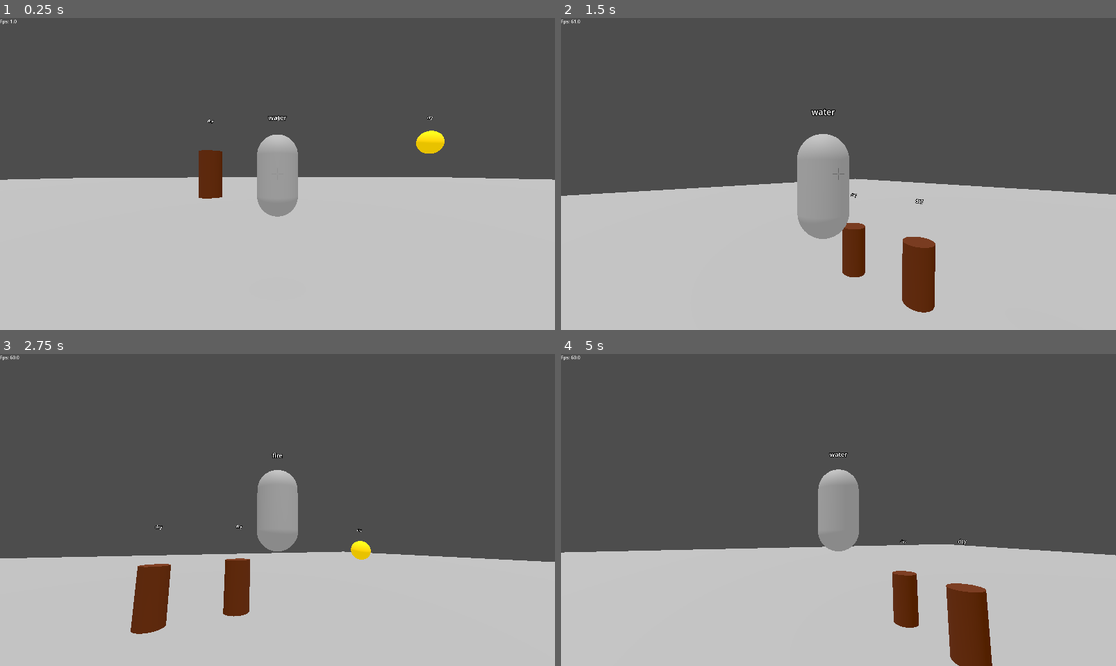
Above: before the commit, frames 1-4 (two rows, left to right).
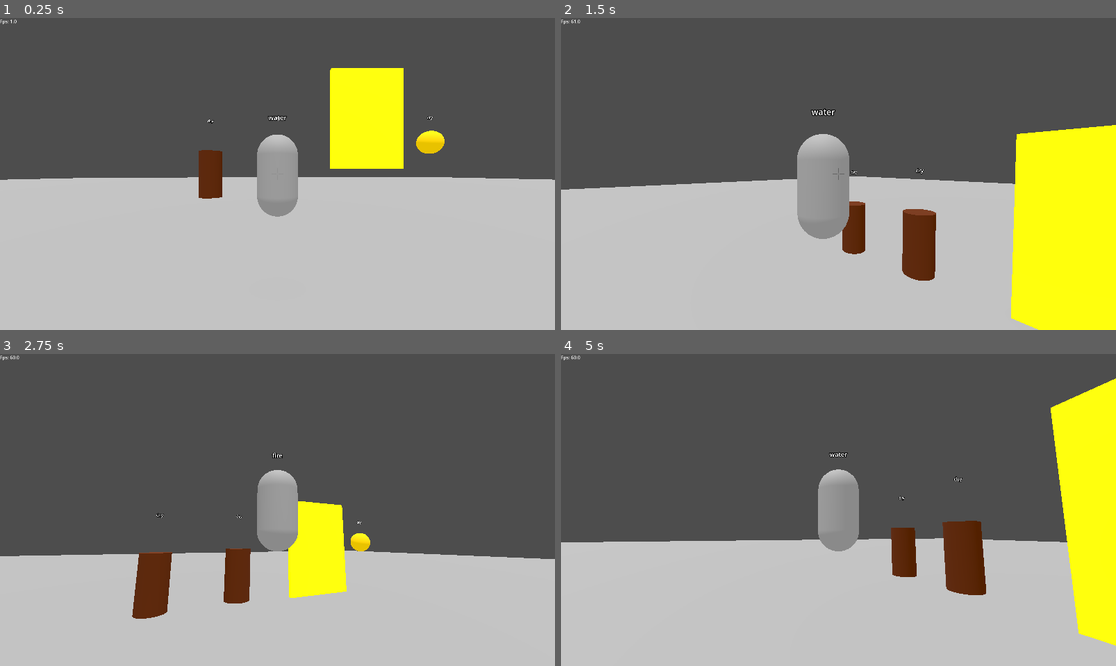
Above: after the commit, the same moments.

Repository: JZxAkuma/FIT2145-Game-Prototype-1
Game: Godot game, scene res://world.tscn
The game is run twice, just before and just after one commit, with the same random seed, the same clock (stepped at 60 frames per second) and the same inputs.
Inputs (mouse positions are in pixels of both pictures, inside the frame that each line leads up to):
- Up to frame 1 (0.25 s): no input
- Up to frame 2 (1.5 s): tap Enter (ui_accept) at 0.5, 0.6, 0.77, 1.07 s; move the mouse to (866, 174) at 0.52 s; hold Up (ui_up) from 0.53 s (still down); move the mouse to (810, 174) at 1.27 s; right-click (810, 174) at 1.35 s
- Up to frame 3 (2.75 s): keep holding Up (ui_up); tap Enter (ui_accept) at 1.52, 1.55, 1.82, 2.3 s; move the mouse to (288, 503) at 2.02 s; tap Mouse wheel down (scroll_down) at 2.1 s
- Up to frame 4 (5 s): keep holding Up (ui_up); move the mouse to (832, 516) at 2.77 s; tap Mouse wheel up (scroll_up) at 2.85 s; tap Enter (ui_accept) at 3.02, 3.05, 3.32, 3.77, 3.8, 4.07, 4.35, 4.52, 4.82 s; move the mouse to (877, 513) at 3.52 s; click (877, 513) at 3.6 s; move the mouse to (794, 506) at 4.27 s

The runs differ from the first frame. In frame 1, 4.3% of the frame differs, in the area x 59-73%, y 16-49%; in frame 2, 15%, in the area x 0-100%, y 34-100%; in frame 3, 4.4%; in frame 4, 14%.

Commit message:
Kinematic door added

Diff:
--- /dev/null
+++ b/level component/kinematic_door.gd
@@ -0,0 +1,28 @@
+extends CharacterBody3D
+
+
+const SPEED = 5.0
+const JUMP_VELOCITY = 4.5
+
+
+func _physics_process(delta: float) -> void:
+	clamp(velocity.x,0,0)
+	clamp(velocity.z,0,0)
+	if not is_on_floor():
+		velocity += get_gravity() * delta
+#
+#
+	#if Input.is_action_just_pressed("ui_accept") and is_on_floor():
+		#velocity.y = JUMP_VELOCITY
+#
+#
+	#var input_dir := Input.get_vector("ui_left", "ui_right", "ui_up", "ui_down")
+	#var direction := (transform.basis * Vector3(input_dir.x, 0, input_dir.y)).normalized()
+	#if direction:
+		#velocity.x = direction.x * SPEED
+		#velocity.z = direction.z * SPEED
+	#else:
+		#velocity.x = move_toward(velocity.x, 0, SPEED)
+		#velocity.z = move_toward(velocity.z, 0, SPEED)
+
+	move_and_slide()
--- /dev/null
+++ b/level component/kinematic_door.tscn
@@ -0,0 +1,20 @@
+[gd_scene load_steps=5 format=3 uid="uid://bl0at38vfaxk3"]
+
+[ext_resource type="Script" uid="uid://b6iacypa7atpk" path="res://level component/kinematic_door.gd" id="1_acfo8"]
+
+[sub_resource type="BoxShape3D" id="BoxShape3D_s51nj"]
+
+[sub_resource type="StandardMaterial3D" id="StandardMaterial3D_acfo8"]
+albedo_color = Color(1, 1, 0, 1)
+
+[sub_resource type="BoxMesh" id="BoxMesh_fp4hl"]
+material = SubResource("StandardMaterial3D_acfo8")
+
+[node name="kinematic door" type="CharacterBody3D"]
+script = ExtResource("1_acfo8")
+
+[node name="CollisionShape3D" type="CollisionShape3D" parent="."]
+shape = SubResource("BoxShape3D_s51nj")
+
+[node name="MeshInstance3D" type="MeshInstance3D" parent="."]
+mesh = SubResource("BoxMesh_fp4hl")
--- a/player.tscn
+++ b/player.tscn
@@ -13,7 +13,7 @@
 
 [node name="player" type="CharacterBody3D"]
 script = ExtResource("1_4flbx")
-JUMP_VELOCITY = 8.0
+JUMP_VELOCITY = 7.0
 
 [node name="cast point" type="Marker3D" parent="."]
 transform = Transform3D(1, 0, 0, 0, 1, 0, 0, 0, 1, -0.792579, 1.1859, -0.677856)
--- a/world.tscn
+++ b/world.tscn
@@ -1,9 +1,10 @@
-[gd_scene load_steps=9 format=3 uid="uid://bp06nnjfpsxbw"]
+[gd_scene load_steps=10 format=3 uid="uid://bp06nnjfpsxbw"]
 
 [ext_resource type="PackedScene" uid="uid://bye70pqxpcpcf" path="res://player.tscn" id="1_f3sb7"]
 [ext_resource type="Script" uid="uid://c8h85ayj4cgy1" path="res://world.gd" id="1_fj7yv"]
 [ext_resource type="Script" uid="uid://bajk2gnxublmr" path="res://target.gd" id="3_tlwt5"]
 [ext_resource type="PackedScene" uid="uid://3l83r27r00a7" path="res://earth_wall.tscn" id="4_aqk2v"]
+[ext_resource type="PackedScene" uid="uid://bl0at38vfaxk3" path="res://level component/kinematic_door.tscn" id="5_036b0"]
 
 [sub_resource type="Environment" id="Environment_f3sb7"]
 background_color = Color(0.840869, 1, 0.97624, 1)
@@ -56,3 +57,6 @@
 
 [node name="earth_wall2" parent="." instance=ExtResource("4_aqk2v")]
 transform = Transform3D(1, 0, 0, 0, 1, 0, 0, 0, 1, -2.92158, 0.278818, 0.00555992)
+
+[node name="kinematic door" parent="." instance=ExtResource("5_036b0")]
+transform = Transform3D(3.12097, 0, 0, 0, 4.37051, 0, 0, 0, 0.211135, 3.92343, 4, 0)
Not shown, added: level component/kinematic_door.gd.uid
